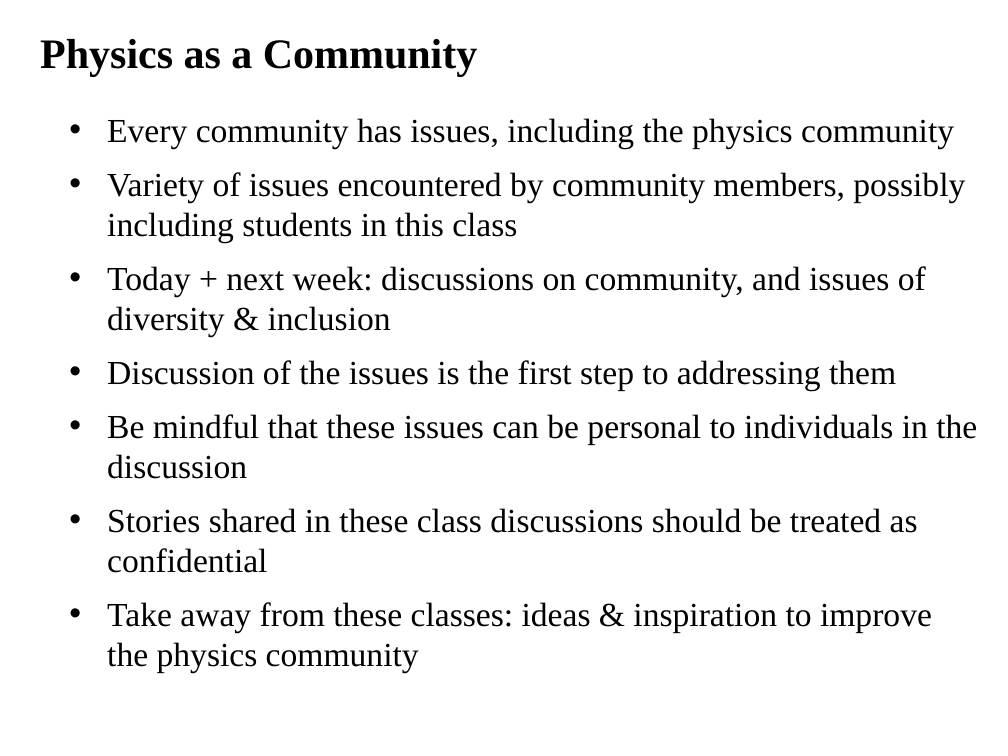
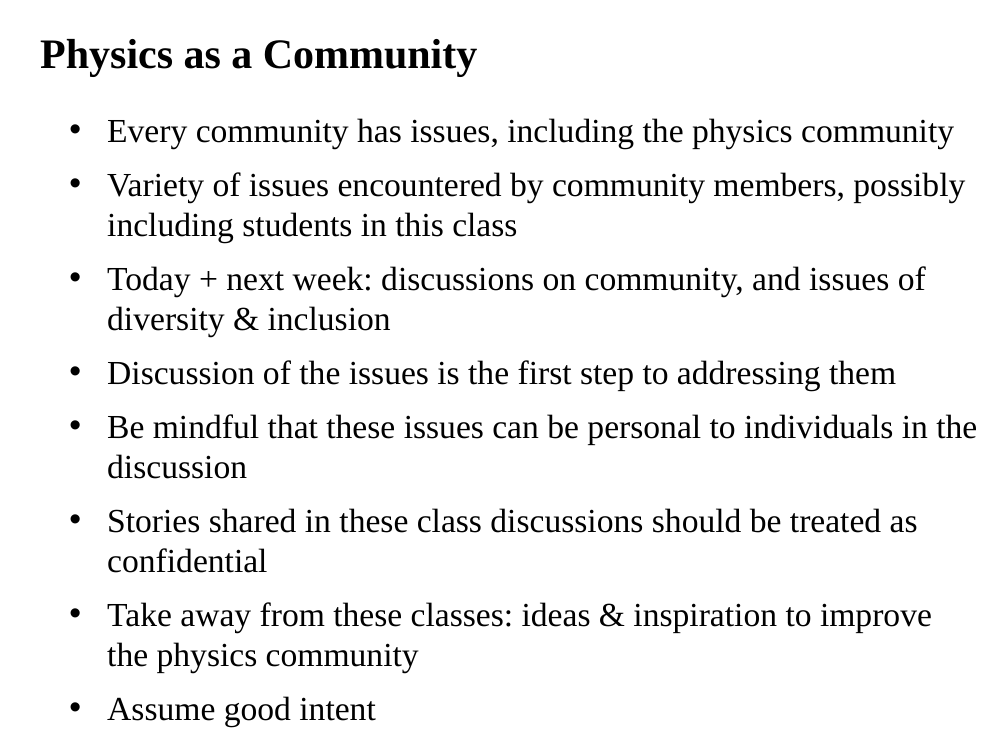
Before and after one commit to ajvanderhorst/PhysicsCapstoneGW, a slide deck: slide 2 of Topics/Slides/ClassCommunity2DiversityInclusion.pptx. Drawn at 1008x756 pixels with LibreOffice and Linux fonts; fonts in the diff are those of the drawing. Boxes give left, top, right and bottom in pixels: in the first picture for what was removed or moved away, otherwise in the second. Text is boxed around its words. In the diff, an @@ line names an element or a change of style, - is before the commit and + after.

```diff
--- a/Topics/Slides/ClassCommunity2DiversityInclusion.pptx
+++ b/Topics/Slides/ClassCommunity2DiversityInclusion.pptx
@@ text at bbox=[107, 696, 375, 727]: paragraph added @@
+• Assume good intent
```
Also in this commit, not shown: 10 other slides changed, 4 slides added, 1 slide removed, 2 other files.
